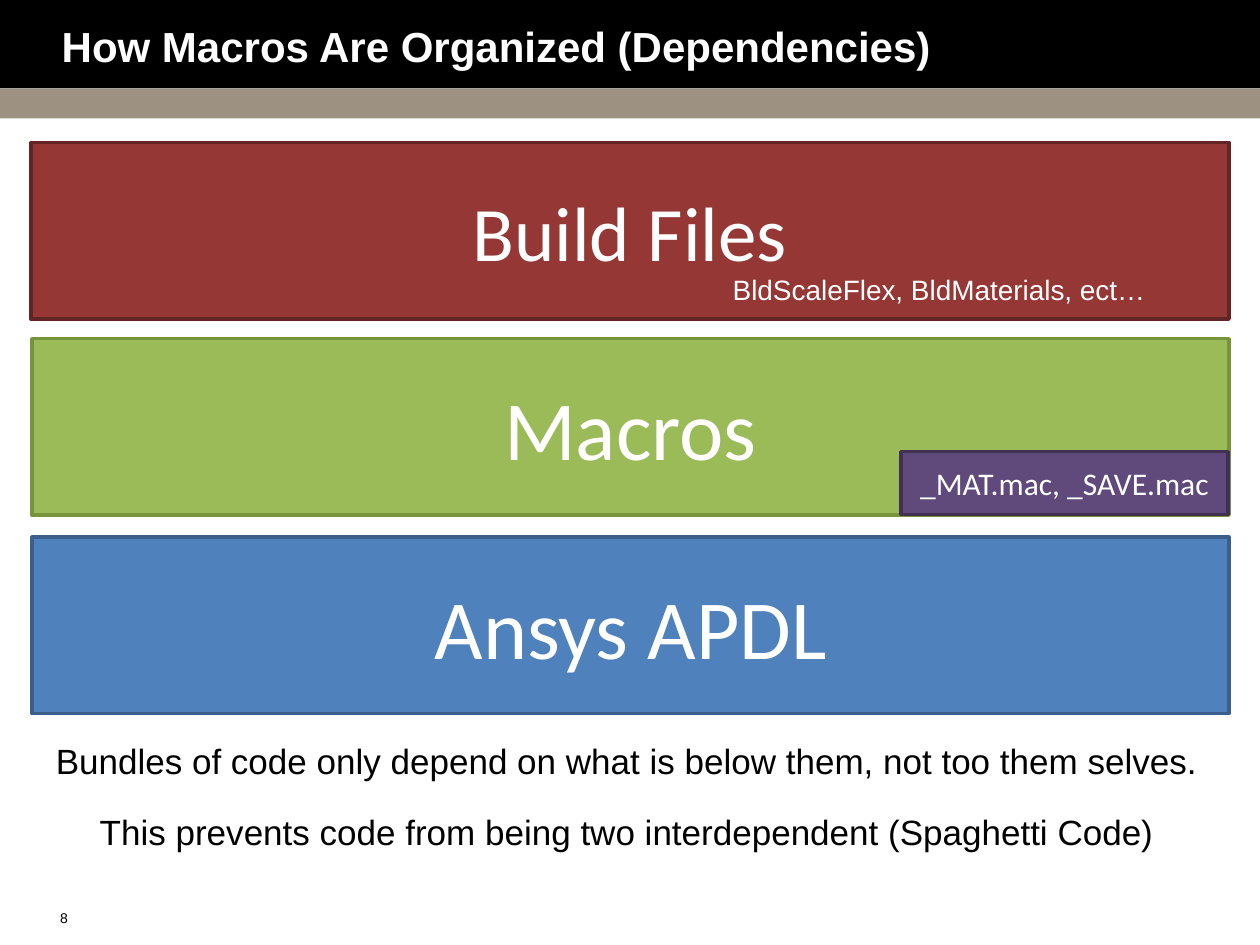
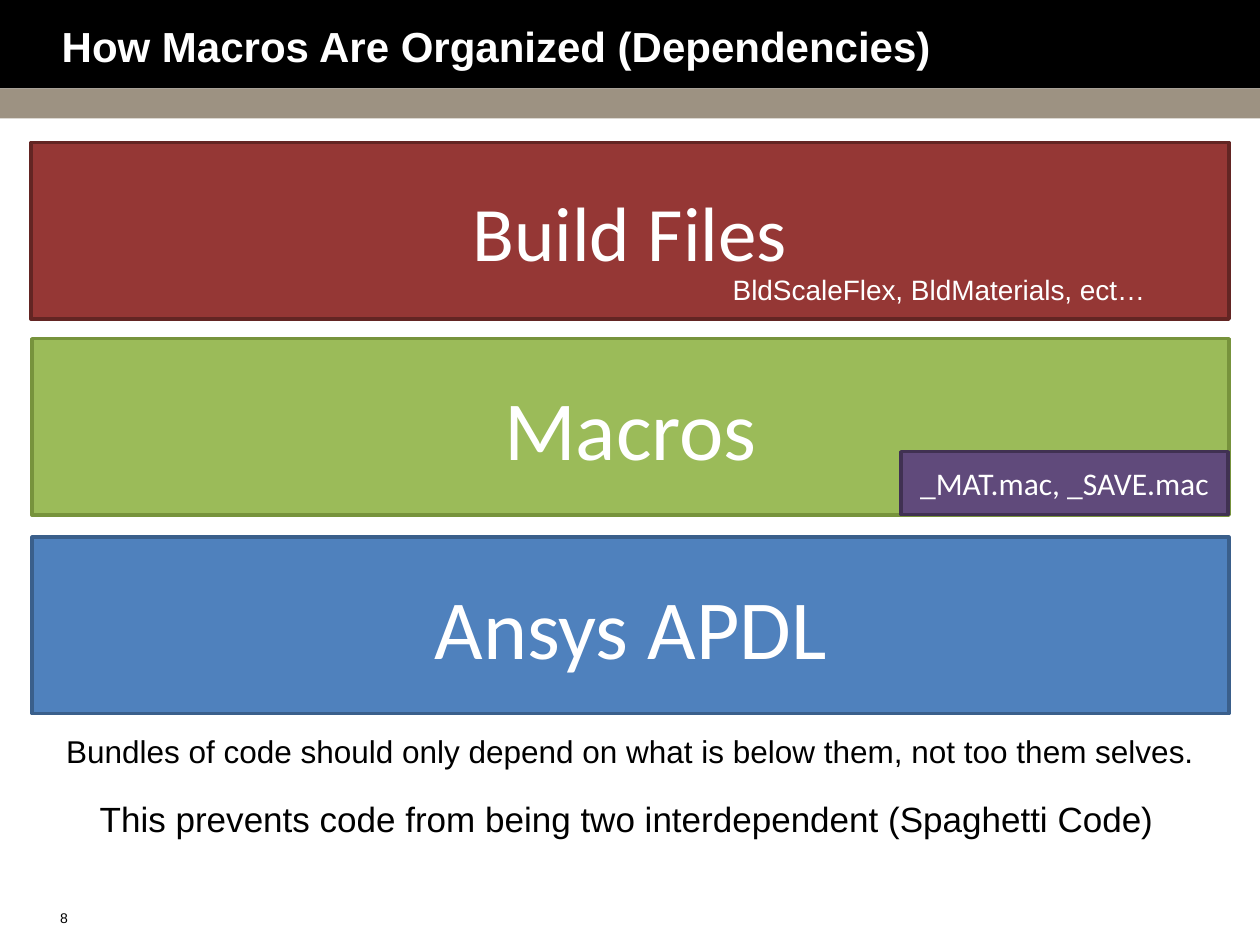
Before and after one commit to bguest/ansys-macros, a slide deck: slide 8 of Macro-Mania.pptx. Drawn at 1260x945 pixels with LibreOffice and Linux fonts; fonts in the diff are those of the drawing; background and template pictures are left out. Boxes give left, top, right and bottom in pixels: in the first picture for what was removed or moved away, otherwise in the second. Text is boxed around its words. In the diff, an @@ line names an element or a change of style, - is before the commit and + after.

```diff
--- a/Macro-Mania.pptx
+++ b/Macro-Mania.pptx
@@ text at [66, 740, 1193, 769]: text changed; size 20 to 18 pt @@
-Bundles of code only depend on what is below them, not too them selves.
+Bundles of code should only depend on what is below them, not too them selves.
@@ text "This prevents code from being ...": place and size @@
-text "This prevents code from being ..." at [100, 819, 1153, 852]
+text "This prevents code from being ..." at [100, 806, 1153, 839]
```
Also in this commit, not shown: 3 other slides changed, 13 other files.
